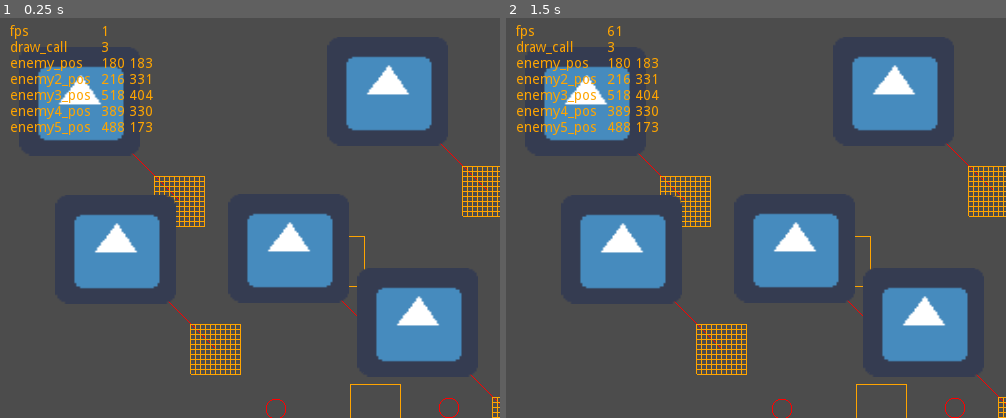
Above: before the commit, frames 1-2 (left to right).
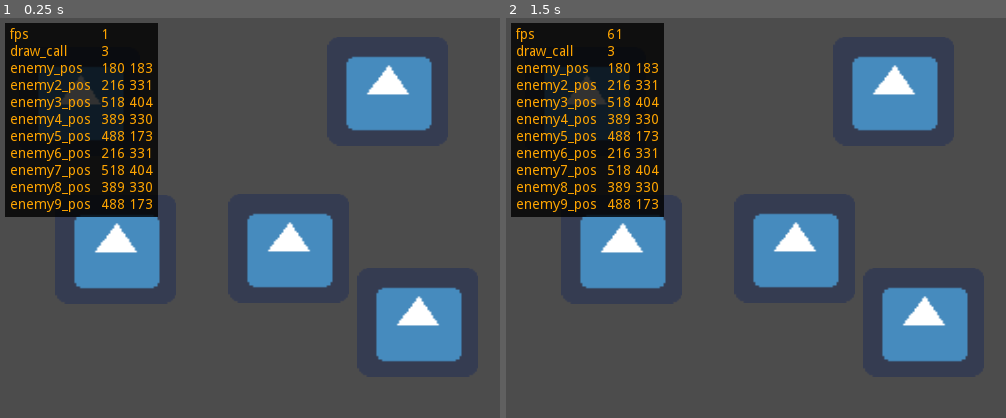
Above: after the commit, the same moments.

Repository: krabhi1/godot-examples
Game: Godot game, scene res://render/render.tscn
Two runs of this game, one before a commit and one after it. Both use one fixed random seed, a clock stepped at 60 frames per second and the inputs below. The engine's default icon, where the game draws it, is replaced by a stand-in: a white triangle on a blue panel in a dark square.
Inputs (mouse positions are in pixels of both pictures, inside the frame that each line leads up to):
- Up to frame 1 (0.25 s): no input
- Up to frame 2 (1.5 s): tap Enter at 0.5 s; move the mouse to (866, 198) at 0.52 s; click (866, 198) at 0.67 s; tap Space at 1.25 s; move the mouse to (656, 238) at 1.27 s; click (656, 238) at 1.42 s

The runs differ from the first frame. In frame 1, 16% of the frame differs, in the area x 1-100%, y 1-100%; in frame 2, 16%.

Commit message:
Refactor debug panel and add enemy nodes

Diff:
--- a/render/enemy.gd
+++ b/render/enemy.gd
@@ -13,5 +13,5 @@
 	Global.drawRectGrid(pos)
 	Global.drawCircle(pos + Vector2(60, 60))
 	Global.drawRect(pos + Vector2(160, 60))
-	Global.debug(name+"_pos", str(pos.x) + " " + str(pos.y))
+	Global.debug(name + "_pos", str(pos.x) + " " + str(pos.y))
 	pass
--- a/render/render.tscn
+++ b/render/render.tscn
@@ -18,3 +18,15 @@
 
 [node name="enemy5" parent="." instance=ExtResource( 1 )]
 position = Vector2( 388, 73 )
+
+[node name="enemy6" parent="." instance=ExtResource( 1 )]
+position = Vector2( 116, 231 )
+
+[node name="enemy7" parent="." instance=ExtResource( 1 )]
+position = Vector2( 418, 304 )
+
+[node name="enemy8" parent="." instance=ExtResource( 1 )]
+position = Vector2( 289, 230 )
+
+[node name="enemy9" parent="." instance=ExtResource( 1 )]
+position = Vector2( 388, 73 )
--- a/scripts/DebugPanel.gd
+++ b/scripts/DebugPanel.gd
@@ -5,24 +5,53 @@
 var keyValues: Dictionary = {}
 
 var maxKeyWidth = 0
+var maxValueWidth = 0
+var padding = {"left": 5, "top": 5, "right": 5, "bottom": 5}
+var isOpen = true
+var textGap = 3
+var keyValueGap = 10
 
 
 func _ready():
 	name = "Debug"
 	font = Control.new().get_font("font")
-	updateMaxKeyWidth()
+	updateMaxWidth()
+	print("DebugPanel ready" + str(position.x) + "," + str(position.y))
 	pass
 
 
+#onclick event print hello
+func _input(event):
+	if event is InputEventMouseButton:
+		if event.doubleclick and event.button_index == BUTTON_LEFT:
+			isOpen = !isOpen
+
+
 func _draw():
-	draw_set_transform(Vector2(10, 10), 0, Vector2.ONE)
-	var valueX = maxKeyWidth + 10
-	var valueY = 8
+	#draw background
+	var fontHeight = font.get_height()
+	var rect = Rect2(
+		0,
+		0,
+		maxKeyWidth + 10 + maxValueWidth + padding.left + padding.right,
+		keyValues.size() * (font.get_height() + textGap) + padding.top + padding.bottom - textGap
+	)
+
+	if not isOpen:
+		rect.size.y = 2 * (fontHeight + textGap) + padding.top + padding.bottom - textGap
+	draw_rect(rect, Color(0, 0, 0, 0.8))
+	draw_set_transform(rect.position + Vector2(padding.left, padding.top), rotation, Vector2.ONE)
+
+	var valueY = font.get_ascent()
+	var i = 0
 	for key in keyValues.keys():
 		var value = keyValues[key]
 		draw_string(font, Vector2(0, valueY), key, Color.orange)
-		draw_string(font, Vector2(valueX, valueY), value, Color.orange)
-		valueY += font.get_height() + 2
+		draw_string(font, Vector2(maxKeyWidth + keyValueGap, valueY), value, Color.orange)
+		valueY += fontHeight + textGap
+		i += 1
+		if not isOpen and i > 1:
+			break
 
 
 func _process(_delta):
@@ -31,22 +60,37 @@
 
 
 func set(key: String, value: String):
-	if not keyValues.has(key):
-		updateMaxKeyWidth(key)
+	updateMaxWidth(key, value)
 	keyValues[key] = value
 
 
-func updateMaxKeyWidth(key: String = ""):
+func updateMaxWidth(key: String = "", value: String = ""):
 	if font == null:
 		return
 
-	if key == "":
-		#update all
+	if key == "" and value == "":
 		for key in keyValues.keys():
-			updateMaxKeyWidth(key)
+			_updateKeyMaxWidth(key)
+			_updateValueMaxWidth(keyValues[key])
 		return
 	else:
-		var keyWidth = font.get_string_size(key).x
-		print("keyWidth:" + str(keyWidth))
-		if keyWidth > maxKeyWidth:
-			maxKeyWidth = keyWidth
+		#if new key
+		if not keyValues.has(key):
+			_updateKeyMaxWidth(key)
+			_updateValueMaxWidth(value)
+		else:
+			var oldValue = keyValues[key]
+			if oldValue != value:
+				_updateValueMaxWidth(value)
+
+
+func _updateKeyMaxWidth(key: String):
+	var keyWidth = font.get_string_size(key).x
+	if keyWidth > maxKeyWidth:
+		maxKeyWidth = keyWidth
+
+
+func _updateValueMaxWidth(value: String):
+	var valueWidth = font.get_string_size(value).x
+	if valueWidth > maxValueWidth:
+		maxValueWidth = valueWidth
--- a/scripts/global.gd
+++ b/scripts/global.gd
@@ -1,7 +1,6 @@
 # class_name Global
 extends Node2D
 
-var speed = 40
 var linesVectorPool = PoolVector2Array()
 var linesColorPool = PoolColorArray()
 
@@ -13,6 +12,7 @@
 func _ready():
 	print("Global::ready")
 	debugPanel = DebugPanel.new()
+	debugPanel.position = Vector2(5, 5)
 	get_tree().root.call_deferred("add_child", debugPanel)
 	pass
 
@@ -34,8 +34,10 @@
 func getFPS():
 	return Performance.get_monitor(Performance.TIME_FPS)
 
+
 func getDrawCall():
 	return Performance.get_monitor(Performance.RENDER_2D_DRAW_CALLS_IN_FRAME)
+
 
 func drawLine(start: Vector2, end: Vector2, color: Color = Color.red):
 	linesVectorPool.append(start)
@@ -98,7 +100,6 @@
 				+ Vector2(i * grid_size.x, (j + 1) * grid_size.y)
 				- grid_half_size
 			)
-
 			drawLine(grid_top_left, grid_top_right, color)
 			drawLine(grid_top_right, grid_bottom_right, color)
 			drawLine(grid_bottom_right, grid_bottom_left, color)
